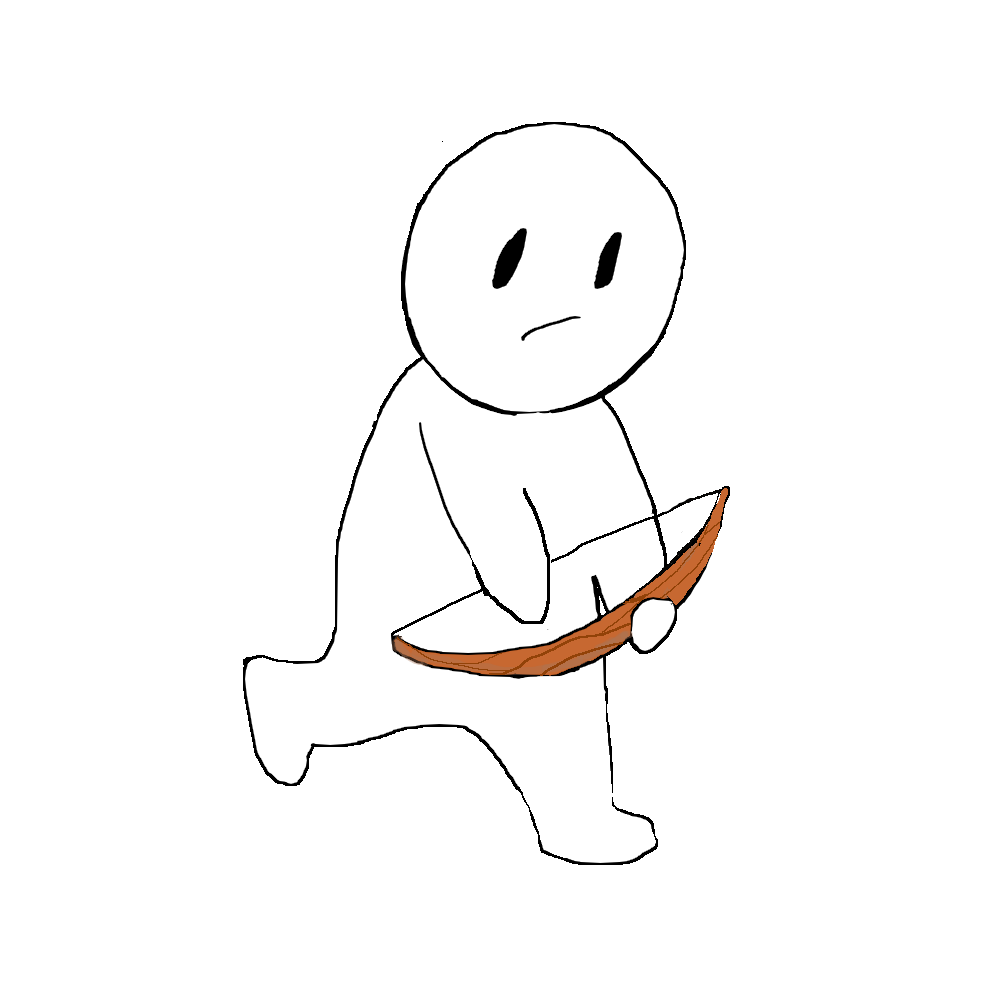
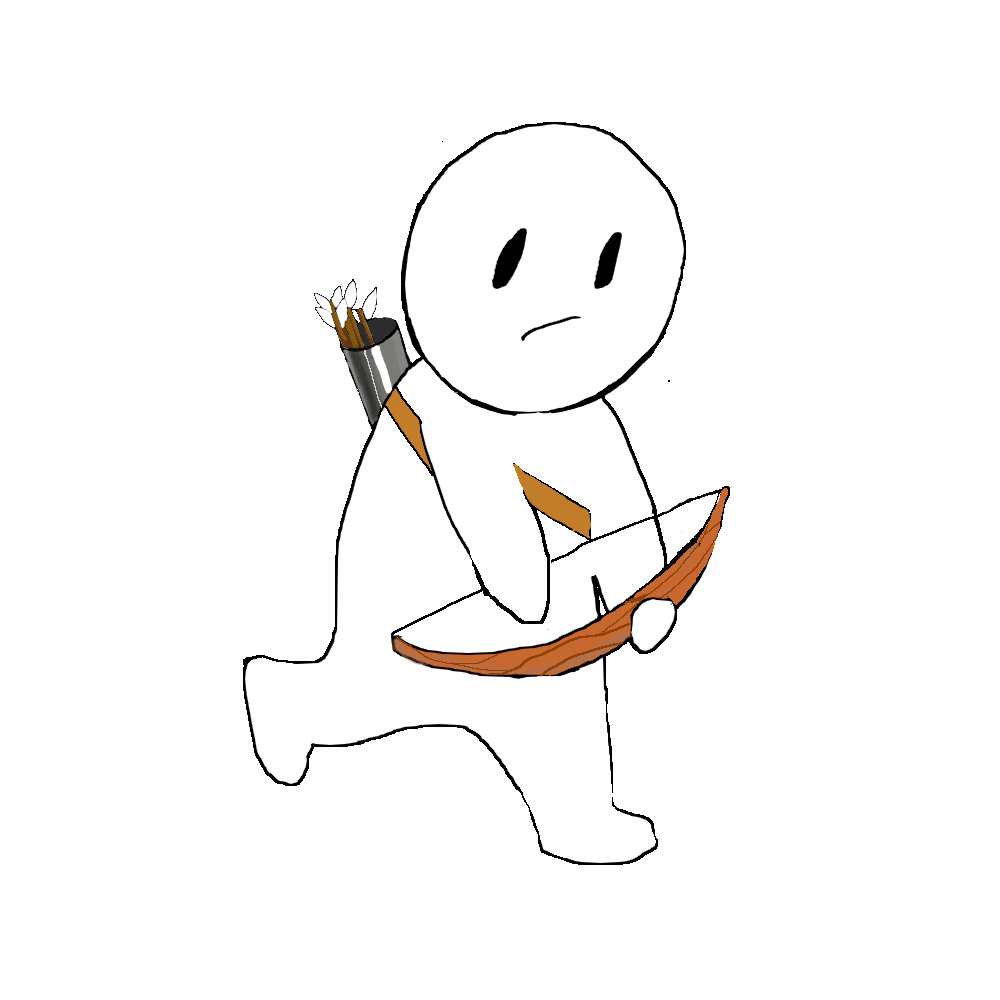
Layered file, before and after one edit (w=1000, h=1000). Changes by layer:
painted on "궁수(이동1)" over bbox(314, 279, 670, 540)
